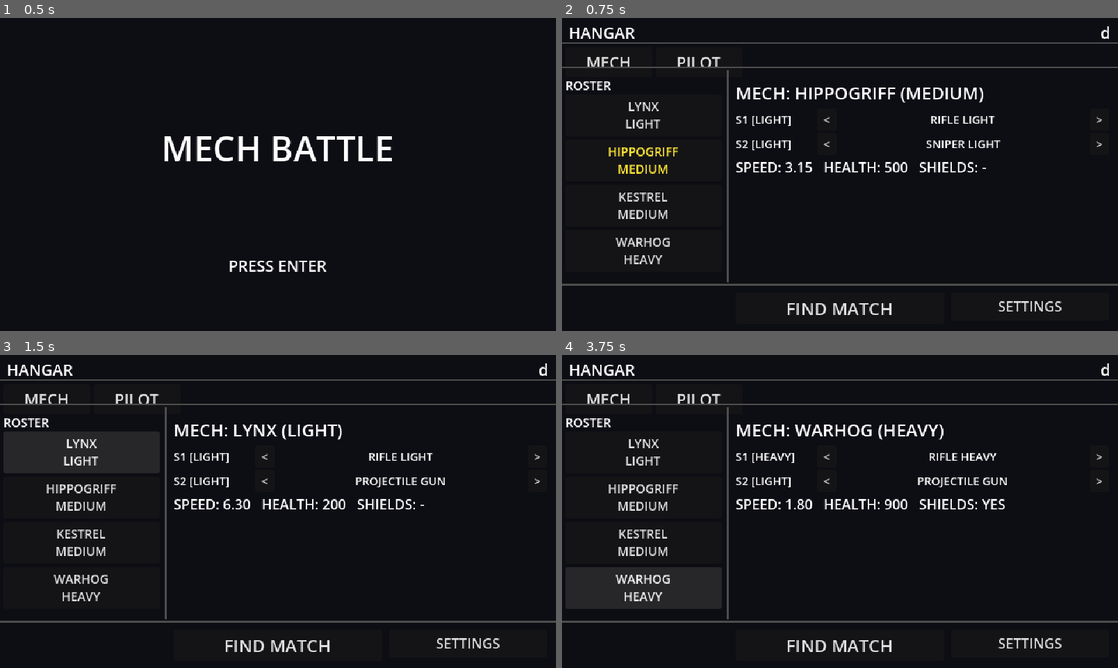
Above: before the commit, frames 1-4 (two rows, left to right).
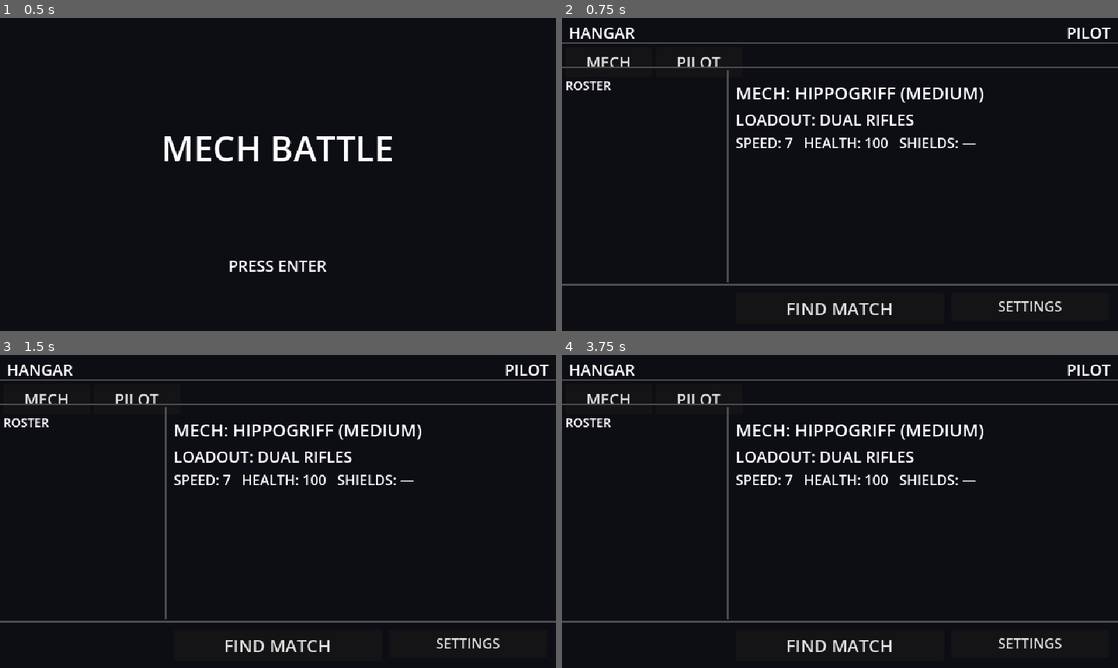
Above: after the commit, the same moments.

Repository: jonathandaley/Hardpoint
Game: Godot game, scene res://scenes/ui/TitleScreen.tscn
The game is run twice, just before and just after one commit, with the same random seed, the same clock (stepped at 60 frames per second) and the same inputs.
Inputs (mouse positions are in pixels of both pictures, inside the frame that each line leads up to):
- Up to frame 1 (0.5 s): no input
- Up to frame 2 (0.75 s): tap Enter (ui_accept) at 0.5 s; move the mouse to (962, 158) at 0.52 s; hold D (move_right) from 0.53 s (still down); hold Enter (ui_accept) from 0.53 s (still down)
- Up to frame 3 (1.5 s): release D (move_right) at 1.25 s; release Enter (ui_accept) at 1.25 s; click (83, 452) at 1.25 s, where only the run before the commit has a clickable "LYNX LIGHT"
- Up to frame 4 (3.75 s): click (645, 498) at 2 s, where only the run before the commit has a clickable "HIPPOGRIFF MEDIUM"; click (645, 542) at 2.75 s, where only the run before the commit has a clickable "KESTREL MEDIUM"; click (645, 586) at 3.5 s, where only the run before the commit has a clickable "WARHOG HEAVY"

Frame 1 is identical in both runs. In frame 2, 3.5% of the frame differs, in the area x 8-99%, y 2-79%; in frame 3, 7.8%; in frame 4, 7.9%, in the area x 0-99%, y 2-82%.
Error after the commit: Parse Error: There is already a variable named "md" declared in this scope. (res://scripts/Hangar.gd:234)

Commit message:
Persist weapon choices and mech selection across sessions
Game.gd:
- loadout.mech_weapon_choices: dict keyed by mech resource_path -> [weapon_paths]
- _load_loadout(): restores mech_def and mech_weapon_choices from profile.cfg
- save_loadout(): writes mech_path + mech_weapon_choices to profile.cfg

Hangar.gd:
- _init_weapon_overrides(): checks saved choices before falling back to mech defaults
- _on_weapon_cycle(): saves choices + calls Game.save_loadout() on each change
- _on_roster_selected(): calls Game.save_loadout() after mech switch

Co-Authored-By: Claude Sonnet 4.6 <noreply@anthropic.com>

Diff:
--- a/autoloads/Game.gd
+++ b/autoloads/Game.gd
@@ -19,7 +19,8 @@
 # mech_def is a MechDef resource; null until Hangar initialises it.
 var loadout: Dictionary = {
 	"mech_def": null,
-	"weapon_overrides": [],  # Array[PackedScene|null], parallel to mech_def.weapon_slots
+	"weapon_overrides": [],        # Array[PackedScene|null], parallel to mech_def.weapon_slots
+	"mech_weapon_choices": {},     # {mech_resource_path: [weapon_scene_path, ...]}
 }
 
 var settings: Dictionary = {
@@ -30,6 +31,7 @@
 func _ready() -> void:
 	_load_profile()
 	_load_settings()
+	_load_loadout()
 
 func _load_profile() -> void:
 	var cfg := ConfigFile.new()
@@ -53,6 +55,25 @@
 	settings["mouse_sensitivity"] = cfg.get_value("settings", "mouse_sensitivity", settings["mouse_sensitivity"])
 	settings["bot_difficulty"]    = cfg.get_value("settings", "bot_difficulty",    settings["bot_difficulty"])
 
+func _load_loadout() -> void:
+	var cfg := ConfigFile.new()
+	if cfg.load(_SAVE_PATH) != OK:
+		return
+	var mech_path: String = cfg.get_value("loadout", "mech_path", "")
+	if mech_path != "":
+		var md = load(mech_path)
+		if md != null:
+			loadout["mech_def"] = md
+	loadout["mech_weapon_choices"] = cfg.get_value("loadout", "mech_weapon_choices", {})
+
+func save_loadout() -> void:
+	var cfg := ConfigFile.new()
+	cfg.load(_SAVE_PATH)  # preserve existing sections
+	var mech_def = loadout.get("mech_def")
+	cfg.set_value("loadout", "mech_path", mech_def.resource_path if mech_def != null else "")
+	cfg.set_value("loadout", "mech_weapon_choices", loadout.get("mech_weapon_choices", {}))
+	cfg.save(_SAVE_PATH)
+
 func save_settings() -> void:
 	var cfg := ConfigFile.new()
 	cfg.set_value("settings", "mouse_sensitivity", settings.get("mouse_sensitivity", 0.003))
--- a/scripts/Hangar.gd
+++ b/scripts/Hangar.gd
@@ -77,17 +77,20 @@
 		return
 	var slots: Array = md.weapon_slots
 	_weapon_indices.resize(slots.size())
+	var saved: Array = Game.loadout.get("mech_weapon_choices", {}).get(md.resource_path, [])
 	var overrides: Array = []
 	for i in slots.size():
 		var slot = slots[i]
 		var s_size: int = int(slot.get("slot_size")) if "slot_size" in slot else 0
-		var current_path: String = slot.weapon_scene.resource_path if slot.weapon_scene != null else ""
+		var target_path: String = saved[i] if i < saved.size() else ""
+		if target_path == "":
+			target_path = slot.weapon_scene.resource_path if slot.weapon_scene != null else ""
 		var found: int = -1
 		for j in WEAPON_CATALOG.size():
 			if WEAPON_CATALOG[j]["slot_size"] == s_size:
 				if found < 0:
 					found = j
-				if WEAPON_CATALOG[j]["path"] == current_path:
+				if WEAPON_CATALOG[j]["path"] == target_path:
 					found = j
 					break
 		_weapon_indices[i] = found if found >= 0 else 0
@@ -121,6 +124,7 @@
 	_selected = idx
 	Game.loadout.mech_def = _mechs[idx]
 	_init_weapon_overrides()
+	Game.save_loadout()
 	_highlight_selected()
 	_update_mech_panel()
 
@@ -227,6 +231,16 @@
 	overrides[slot_idx] = load(WEAPON_CATALOG[_weapon_indices[slot_idx]]["path"])
 	Game.loadout["weapon_overrides"] = overrides
 
+	var md = Game.loadout.get("mech_def")
+	if md != null:
+		var choices: Dictionary = Game.loadout.get("mech_weapon_choices", {})
+		var paths: Array = []
+		for o in overrides:
+			paths.append(o.resource_path if o != null else "")
+		choices[md.resource_path] = paths
+		Game.loadout["mech_weapon_choices"] = choices
+		Game.save_loadout()
+
 	if slot_idx < _weapon_name_labels.size() and is_instance_valid(_weapon_name_labels[slot_idx]):
 		_weapon_name_labels[slot_idx].text = WEAPON_CATALOG[_weapon_indices[slot_idx]]["name"]
 
